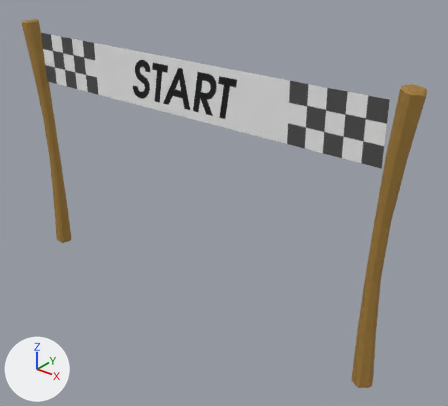
An edit to the Blender file data/Assets/Models/Goal 2/Goal.blend, drawn before and after from the same camera.
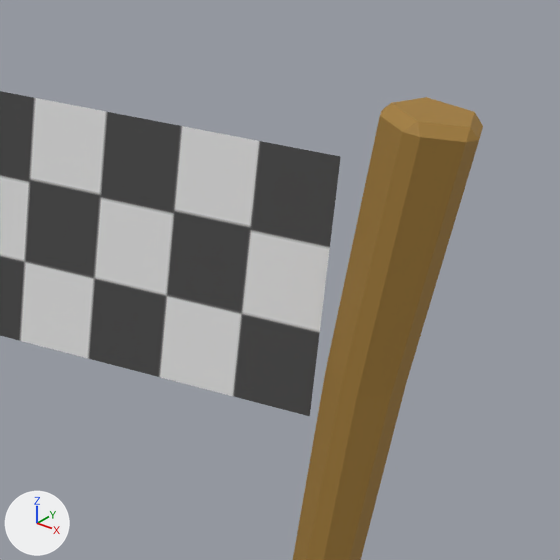
The first picture shows the older version from a 50 mm lens placed at (28.0, -30.3, 18.4), pointed at (2.7, 1.3, -1.2). The close-ups show both versions on the part from 67% to 100% of the width and 14% to 51% of the height of that picture; other places that the commit changed are outside them. Lighting does not change. The marker at lower left points along +X, +Y and +Z.

The scene before the commit, as lines of its bpy script (objects in view):
```python
me_cylinder_001 = bpy.data.meshes.new('Cylinder.001')
me_cylinder_001.from_pydata(...)  # 30 vertices, 27 faces; spans x -0.43..0.15, y -0.16..0.2, z -2.5..2.49
me_cylinder_001.materials.append(mat_mat_wood)  # brown #a37d38
me_grid = bpy.data.meshes.new('Grid')
me_grid.from_pydata(...)  # 279 vertices, 240 faces; spans x -14.9..14.9, y 0.0, z -0.5..3.5
me_grid.polygons.foreach_set('use_smooth', [True] * 240)
me_grid.materials.append(mat_mat_banner)  # picture img_banner_png
ob_cylinder_001 = bpy.data.objects.new('Cylinder.001', me_cylinder_001)
ob_cylinder_001.location = (15.2, 0.0, 0.0)
ob_cylinder_001.rotation_euler = (0.0, 0.0, 3.142)  # degrees (0, 0, 180)
ob_cylinder_001.scale = (4.0, 4.0, 4.0)
_m = ob_cylinder_001.modifiers.new('Bevel', 'BEVEL')
_m.width = 0.04
_m.width_pct = 0.04
ob_grid = bpy.data.objects.new('Grid', me_grid)
ob_grid.location = (0.0, 0.0, 5.55)
```
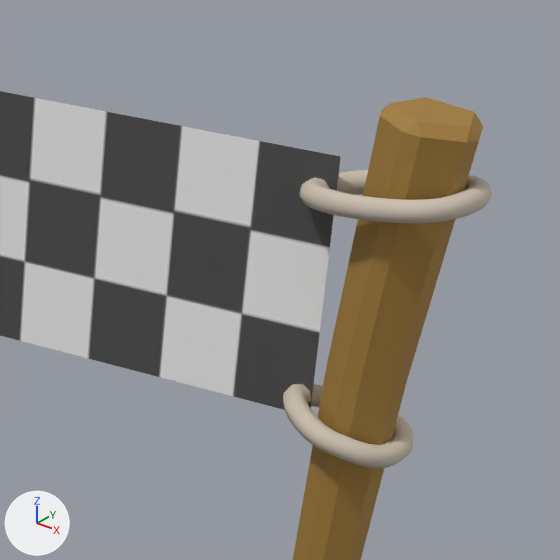
What differs and where, as boxes (x1, y1, x2, y2) in the close-ups (560 x 560 px):
'BezierCurve.002', added: after (299, 170, 492, 223)
'BezierCurve.003', added: after (283, 384, 413, 468)

Edits to the bpy script that builds the scene:
```text
Add mat_mat_rope:
    mat_mat_rope = principled_material('mat_rope')
    mat_mat_rope.base_color = (0.606, 0.53, 0.434)  # light grey #ccc0b0
    mat_mat_rope.roughness = 0.742
Add cu_beziercurve_003:
    cu_beziercurve_003 = bpy.data.curves.new('BezierCurve.003', 'CURVE')
    cu_beziercurve_003.dimensions = '3D'
    _sp = cu_beziercurve_003.splines.new('BEZIER'); _sp.bezier_points.add(3)
    _sp.bezier_points.foreach_set('co', [0.64, 0.747, -1.344, 1.581, 0.0574, -1.392, 0.644, -0.648, -1.345, -0.0744, 0.0414, -1.307])
    _sp.bezier_points.foreach_set('handle_left', [0.261, 0.747, -1.273, 1.585, 0.317, -1.393, 1.013, -0.658, -1.414, -0.0843, -0.519, -1.306])
    _sp.bezier_points.foreach_set('handle_right', [1.019, 0.747, -1.415, 1.576, -0.203, -1.392, 0.276, -0.637, -1.276, -0.0644, 0.602, -1.308])
    for _p, _l, _r in zip(_sp.bezier_points, ['ALIGNED', 'ALIGNED', 'ALIGNED', 'ALIGNED'], ['ALIGNED', 'ALIGNED', 'ALIGNED', 'ALIGNED']): _p.handle_left_type = _l; _p.handle_right_type = _r
    _sp.order_u = 0
    _sp.order_v = 0
    _sp.use_cyclic_u = True
    cu_beziercurve_003.materials.append(mat_mat_rope)  # light grey #ccc0b0
    cu_beziercurve_003.use_path = True
    cu_beziercurve_003.bevel_resolution = 2
    cu_beziercurve_003.bevel_depth = 0.17
    cu_beziercurve_003.fill_mode = 'FULL'
Add cu_beziercurve_002:
    cu_beziercurve_002 = bpy.data.curves.new('BezierCurve.002', 'CURVE')
    cu_beziercurve_002.dimensions = '3D'
    _sp = cu_beziercurve_002.splines.new('BEZIER'); _sp.bezier_points.add(3)
    _sp.bezier_points.foreach_set('co', [0.262, 0.872, -1.212, 1.581, 0.0574, -1.392, 0.269, -0.772, -1.212, -0.706, 0.0414, -1.084])
    _sp.bezier_points.foreach_set('handle_left', [-0.442, 0.872, -1.141, 1.585, 0.317, -1.393, 0.953, -0.784, -1.281, -0.716, -0.519, -1.083])
    _sp.bezier_points.foreach_set('handle_right', [0.965, 0.872, -1.283, 1.576, -0.203, -1.392, -0.415, -0.76, -1.143, -0.696, 0.602, -1.085])
    for _p, _l, _r in zip(_sp.bezier_points, ['ALIGNED', 'ALIGNED', 'ALIGNED', 'ALIGNED'], ['ALIGNED', 'ALIGNED', 'ALIGNED', 'ALIGNED']): _p.handle_left_type = _l; _p.handle_right_type = _r
    _sp.order_u = 0
    _sp.order_v = 0
    _sp.use_cyclic_u = True
    cu_beziercurve_002.materials.append(mat_mat_rope)  # light grey #ccc0b0
    cu_beziercurve_002.use_path = True
    cu_beziercurve_002.bevel_resolution = 2
    cu_beziercurve_002.bevel_depth = 0.17
    cu_beziercurve_002.fill_mode = 'FULL'
Add ob_beziercurve_003:
    ob_beziercurve_003 = bpy.data.objects.new('BezierCurve.003', cu_beziercurve_003)
    ob_beziercurve_003.location = (16.65, -0.02, 6.17)
    ob_beziercurve_003.rotation_euler = (0.0, -0.339, 3.142)  # degrees (0, -19, 180)
Add ob_beziercurve_002:
    ob_beziercurve_002 = bpy.data.objects.new('BezierCurve.002', cu_beziercurve_002)
    ob_beziercurve_002.location = (16.18, -0.02, 9.87)
    ob_beziercurve_002.rotation_euler = (0.0, 0.0, 3.142)  # degrees (0, 0, 180)
```
